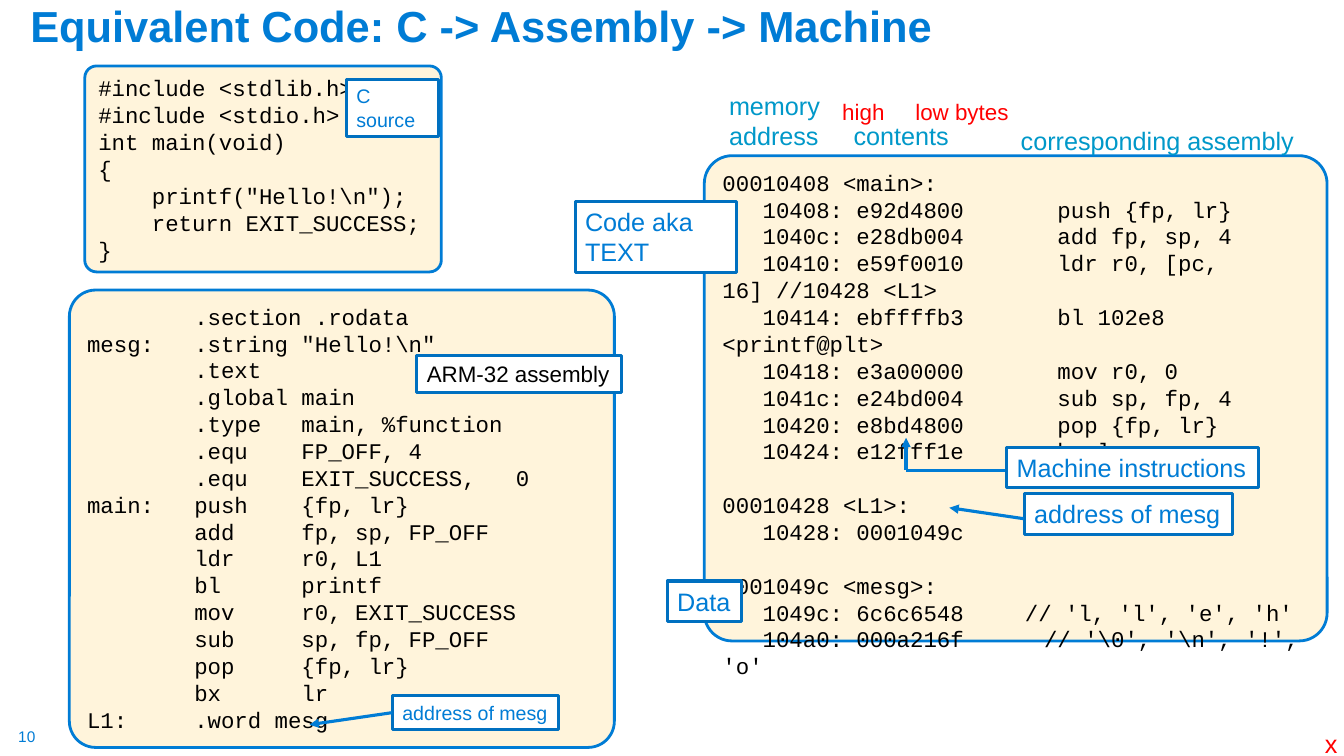
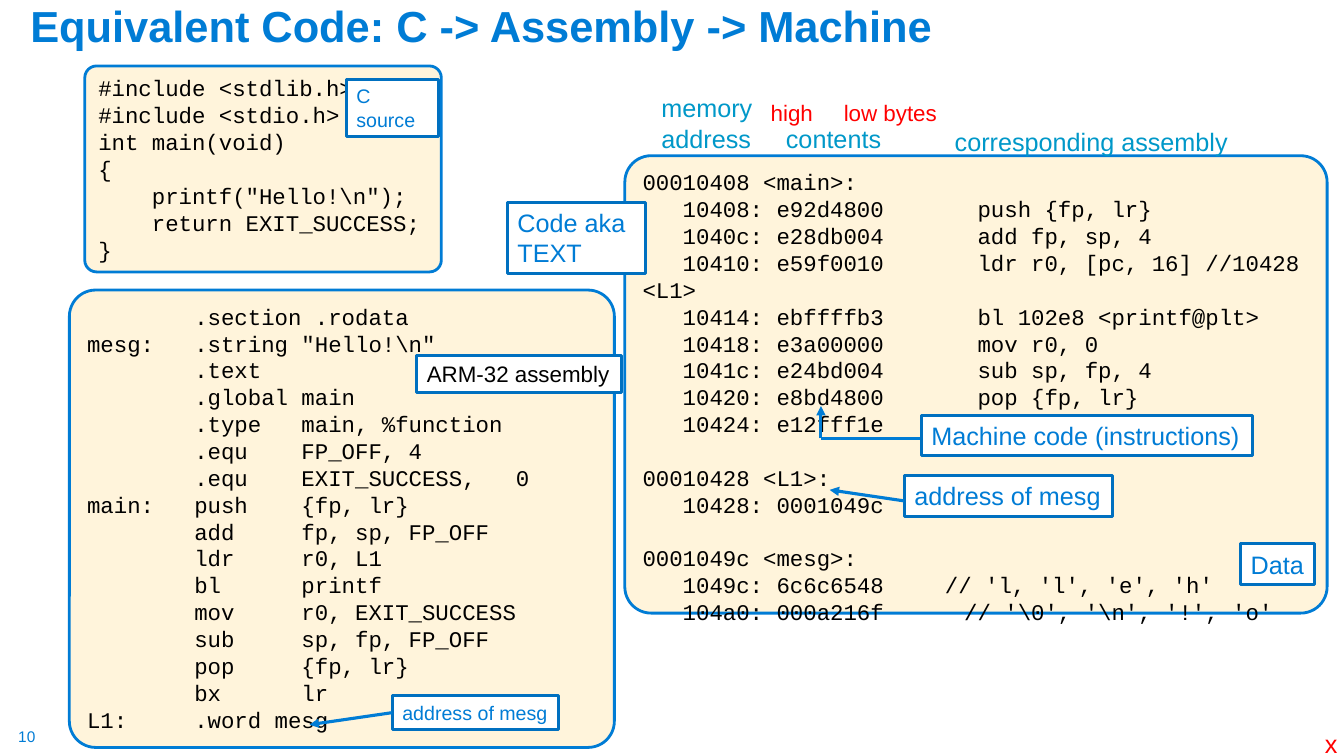
Before and after one commit to cse30-sp24/Muller-Slides, a slide deck: slide 10 of Lecture-2.pptx. Drawn at 1344x756 pixels with LibreOffice and Linux fonts; fonts in the diff are those of the drawing. Boxes give left, top, right and bottom in pixels: in the first picture for what was removed or moved away, otherwise in the second. Text is boxed around its words. In the diff, an @@ line names an element or a change of style, - is before the commit and + after.

```diff
--- a/Lecture-2.pptx
+++ b/Lecture-2.pptx
@@ text "memory" moved from (x1=729, y1=101, x2=949, y2=146) to (x1=661, y1=103, x2=881, y2=149) @@
@@ text "high low bytes" moved from (x1=842, y1=103, x2=1008, y2=125) to (x1=771, y1=104, x2=936, y2=126) @@
@@ text "corresponding assembly" moved from (x1=1021, y1=131, x2=1293, y2=156) to (x1=955, y1=132, x2=1227, y2=157) @@
@@ rounded rectangle "00010408 <main>:" resized from (x1=705, y1=155, x2=1328, y2=640) to (x1=625, y1=155, x2=1328, y2=613) @@
@@ rectangle "Code aka TEXT" resized from (x1=576, y1=202, x2=737, y2=273) to (x1=508, y1=202, x2=646, y2=273) @@
@@ arrow moved from (906, 470) - (906, 438) to (821, 439) - (821, 406) @@
@@ rectangle "Machine code (instructions)" resized from (x1=1007, y1=448, x2=1259, y2=488) to (x1=922, y1=415, x2=1253, y2=456) @@
@@ line moved from (1005, 470) - (906, 470) to (921, 439) - (821, 439) @@
@@ text in rectangle at (x1=931, y1=426, x2=1239, y2=451): text changed @@
-Machine instructions
+Machine code (instructions)
@@ rectangle "address of mesg" moved from (x1=1024, y1=494, x2=1233, y2=534) to (x1=904, y1=476, x2=1113, y2=516) @@
@@ arrow moved from (1024, 519) - (950, 508) to (904, 501) - (830, 490) @@
@@ rectangle "Data" moved from (x1=667, y1=581, x2=741, y2=621) to (x1=1241, y1=544, x2=1315, y2=585) @@
```
Also in this commit, not shown: 5 other slides changed, 56 slides removed, 3 other files.
